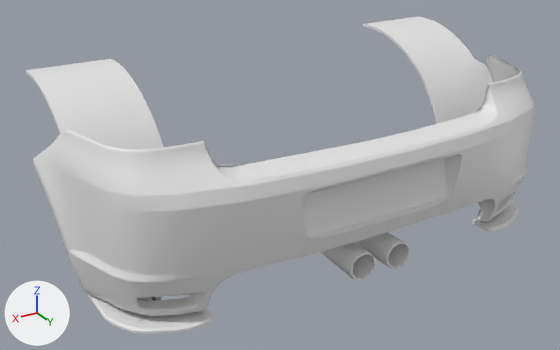
The glTF model public/parts/wendtStrom_rearBumper_trackBase.glb, before and after one commit.
Camera for both pictures: a 50 mm lens placed at (1.288, 3.578, 1.395), pointed at (0.098, 1.595, 0.403). The axes (+X, +Y, +Z) are drawn at lower left. The lights are the same throughout. The first picture is the older version. Where no turn or scale is listed for an object, it has been applied to the vertices.

The older version as bpy lines, for what is in view:
```python
mat_black = principled_material('Black')
mat_black.base_color = (0.8, 0.8, 0.8)  # white #e7e7e7
mat_paint = principled_material('Paint')
mat_paint.base_color = (0.8, 0.8, 0.8)  # white #e7e7e7
me_wendtstrom_rearbumper_trackbase = bpy.data.meshes.new('wendtStrom.rearBumper_trackBase')
me_wendtstrom_rearbumper_trackbase.from_pydata(...)  # 1433 vertices, 2626 faces; spans x -0.85..0.85, y -0.41..0.41, z -0.29..0.29
# faces by material slot: [849, 1777]
me_wendtstrom_rearbumper_trackbase.materials.append(mat_paint)  # white #e7e7e7
me_wendtstrom_rearbumper_trackbase.materials.append(mat_black)  # white #e7e7e7
ob_rearbumper_trackbase = bpy.data.objects.new('rearBumper_trackBase', me_wendtstrom_rearbumper_trackbase)
ob_rearbumper_trackbase.location = (0.0, 1.619, 0.472)
```
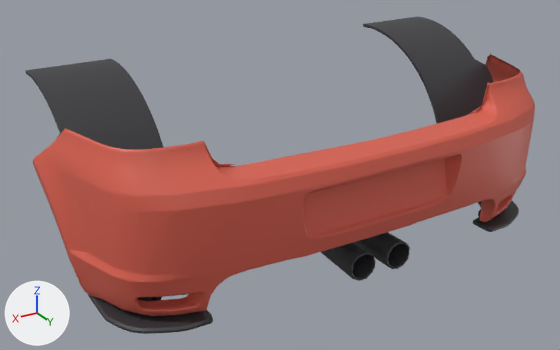
Diff of the bpy script that builds the scene:
```diff
--- a/public/parts/wendtStrom_rearBumper_trackBase.glb.py
+++ b/public/parts/wendtStrom_rearBumper_trackBase.glb.py
@@ mat_paint @@
 mat_paint = principled_material('Paint')
-mat_paint.base_color = (0.8, 0.8, 0.8)  # white #e7e7e7
+mat_paint.base_color = (0.7, 0.12, 0.08)  # red #da6150
@@ mat_black @@
 mat_black = principled_material('Black')
-mat_black.base_color = (0.8, 0.8, 0.8)  # white #e7e7e7
+mat_black.base_color = (0.04, 0.04, 0.045)  # dark grey #38383c
```

Pixel boxes [x1, y1, x2, y2] of what changed, in the pictures (560 x 350 px):
'rearBumper_trackBase', recoloured (white to red)
    both: [25, 16, 535, 334]
